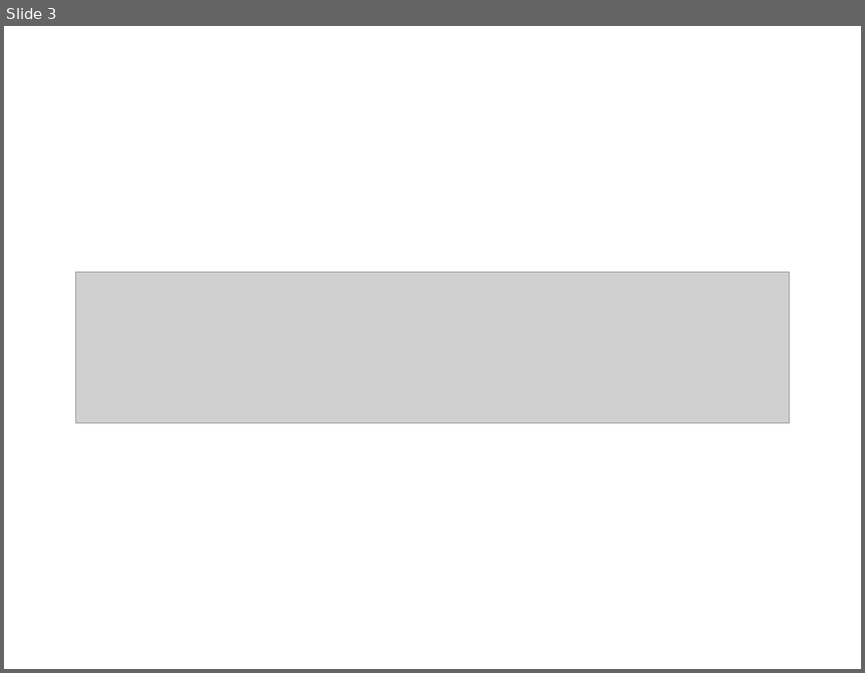
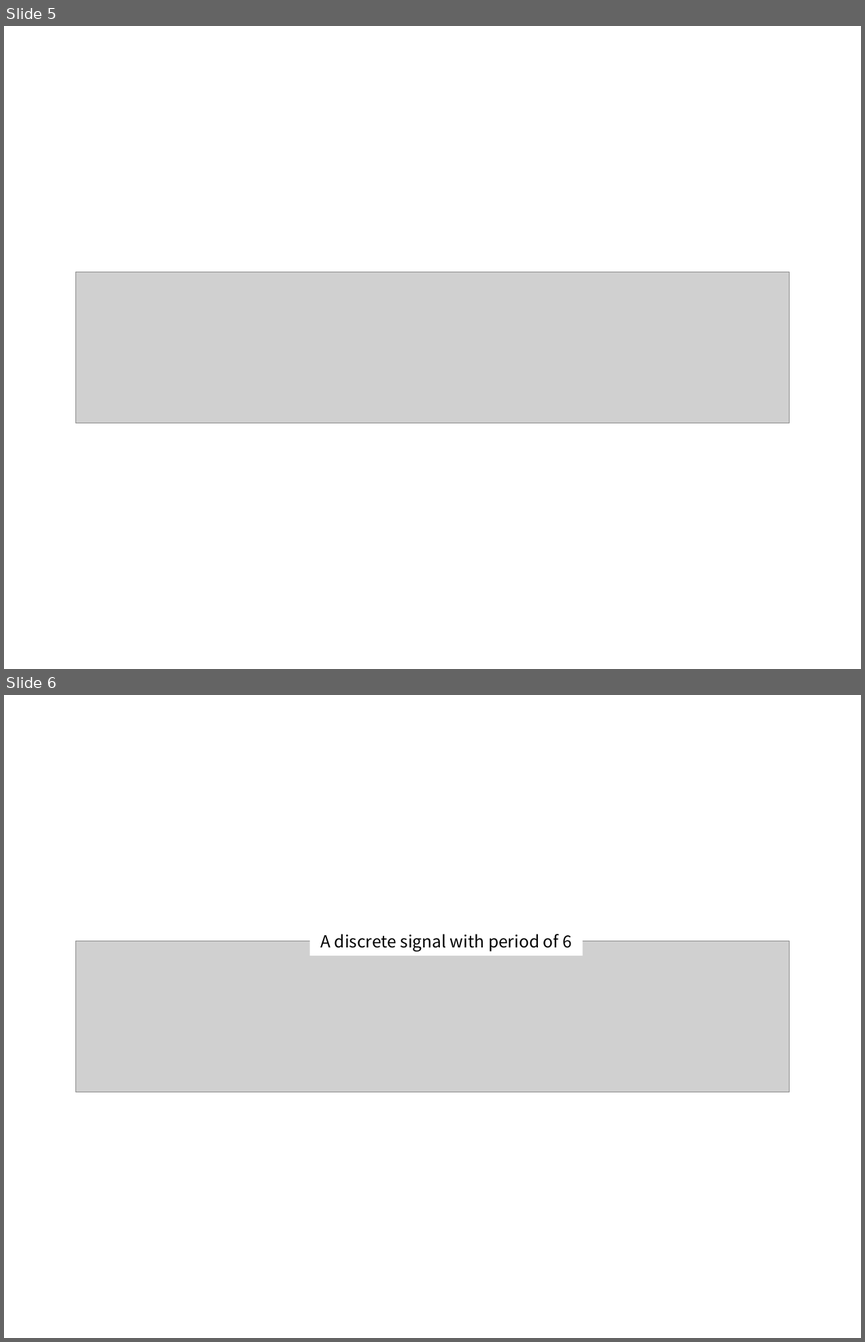
Before and after one commit to answeredbyablemind/answeredbyablemind.github.io, a slide deck: pics/2019-07-08-DTFS/pics.pptx. Shown one above the other, each under a label of ours: slide 3 before the commit, slides 5 and 6 after it. The pictures are 865x673 and 865x1342 pixels, drawn with LibreOffice and Linux fonts; fonts in the diff are those of the drawing; grey boxes stand for pictures. Boxes give left, top, right and bottom in pixels: in the first picture for what was removed or moved away, otherwise in the second. Text is boxed around its words. In the diff, an @@ line names an element or a change of style, - is before the commit and + after.

```diff
--- a/pics/2019-07-08-DTFS/pics.pptx
+++ b/pics/2019-07-08-DTFS/pics.pptx
@@ slide 6 added at bbox=[4, 695, 861, 1338], background #FFFFFF @@
@@ rectangle added at bbox=[310, 926, 582, 955], fill #FFFFFF, 14 pt, text #000000 @@
+A discrete signal with period of 6
@@ picture added at bbox=[76, 941, 789, 1091] @@
@@ what was slide 3 is now slide 5 @@
```
Also in this commit, not shown: 2 other slides added, 8 other files.
